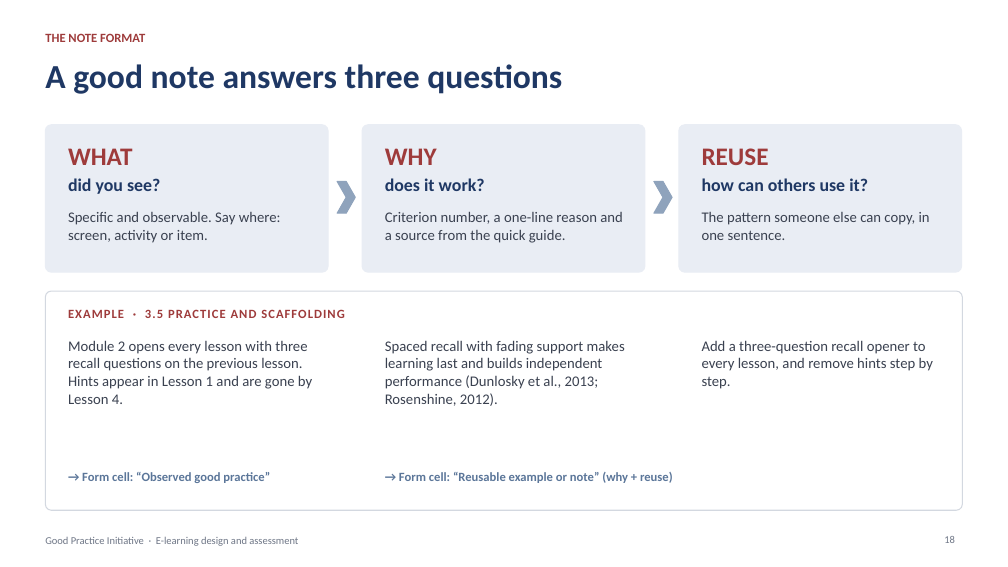
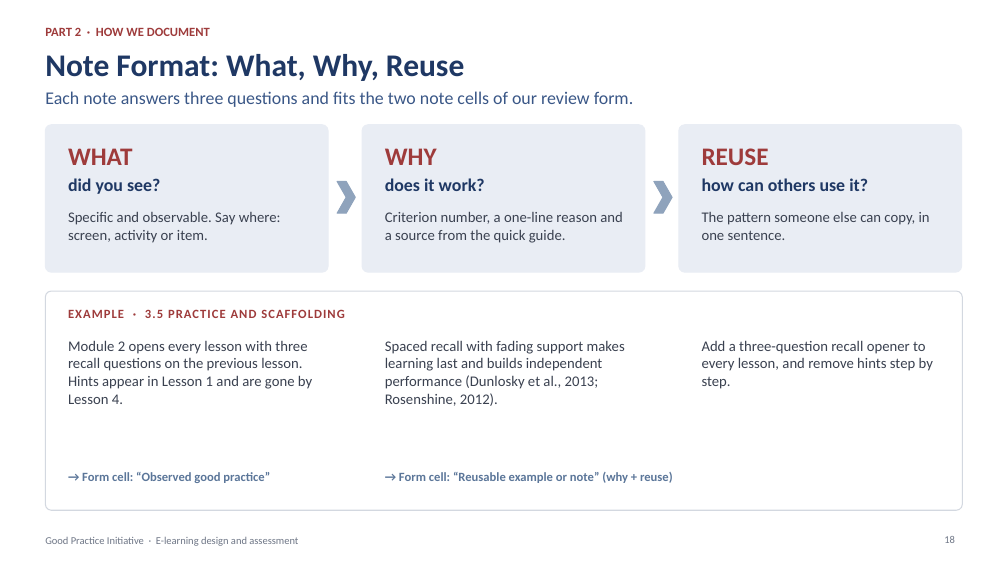
Before and after one commit to hpf118/Tina, a slide deck: slide 18 of good-practice-deck/Good-Practice-Initiative-Team-Briefing.pptx. Drawn at 1008x567 pixels with LibreOffice and Linux fonts; fonts in the diff are those of the drawing. Boxes give left, top, right and bottom in pixels: in the first picture for what was removed or moved away, otherwise in the second. Text is boxed around its words. In the diff, an @@ line names an element or a change of style, - is before the commit and + after.

```diff
--- a/good-practice-deck/Good-Practice-Initiative-Team-Briefing.pptx
+++ b/good-practice-deck/Good-Practice-Initiative-Team-Briefing.pptx
@@ text added at (x1=45, y1=27, x2=210, y2=36), 12 pt, text #9E3B3B, bold @@
+PART 2 · HOW WE DOCUMENT
@@ text removed at (x1=45, y1=33, x2=145, y2=42) @@
-THE NOTE FORMAT
@@ title added at (x1=45, y1=54, x2=464, y2=81), 30 pt, text #1F3864, bold @@
+Note Format: What, Why, Reuse
@@ title removed at (x1=45, y1=64, x2=562, y2=94) @@
-A good note answers three questions
@@ text added at (x1=45, y1=91, x2=633, y2=107), 17 pt, text #3A5787 @@
+Each note answers three questions and fits the two note cells of our review form.
```
Also in this commit, not shown: 26 other slides changed, 2 other files.
